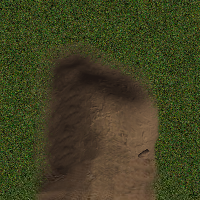
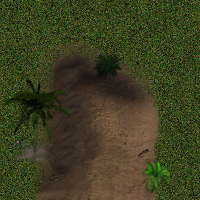
The second 200×200 image is a revision of the first. Changes to its layers:
added layer "Clipboard#4" above "Clipboard#2" over [1, 78, 73, 155]
added layer "Clipboard#2" above "Clipboard#1" over [140, 159, 171, 193]
added layer "Clipboard#1" above "Clipboard" over [92, 51, 124, 81]
added layer "Clipboard#3" above "Background" over [12, 139, 52, 167]
